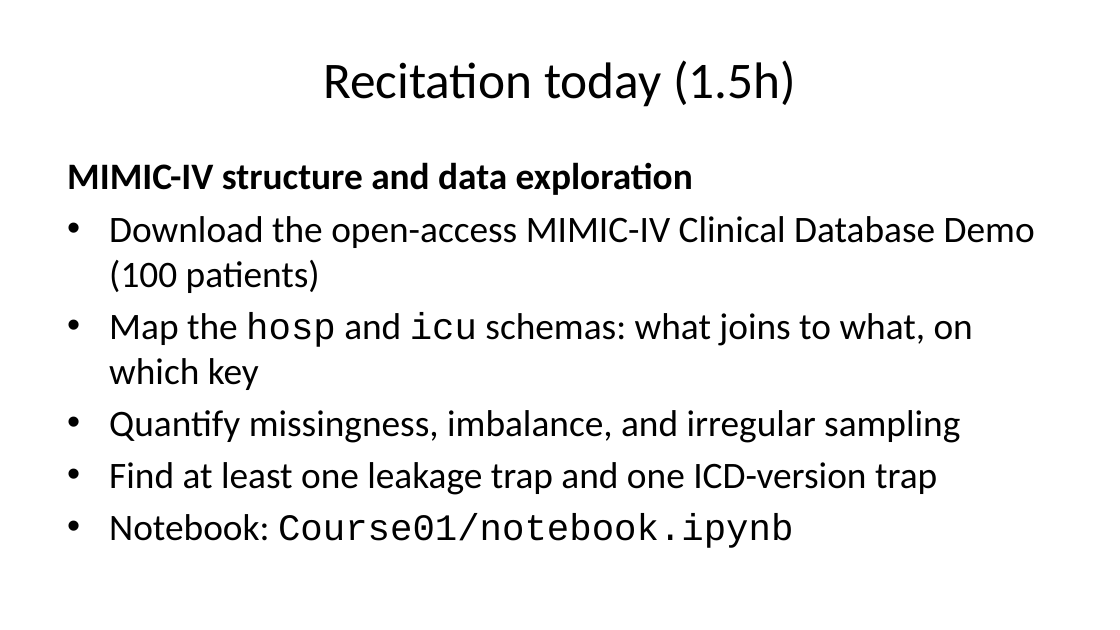
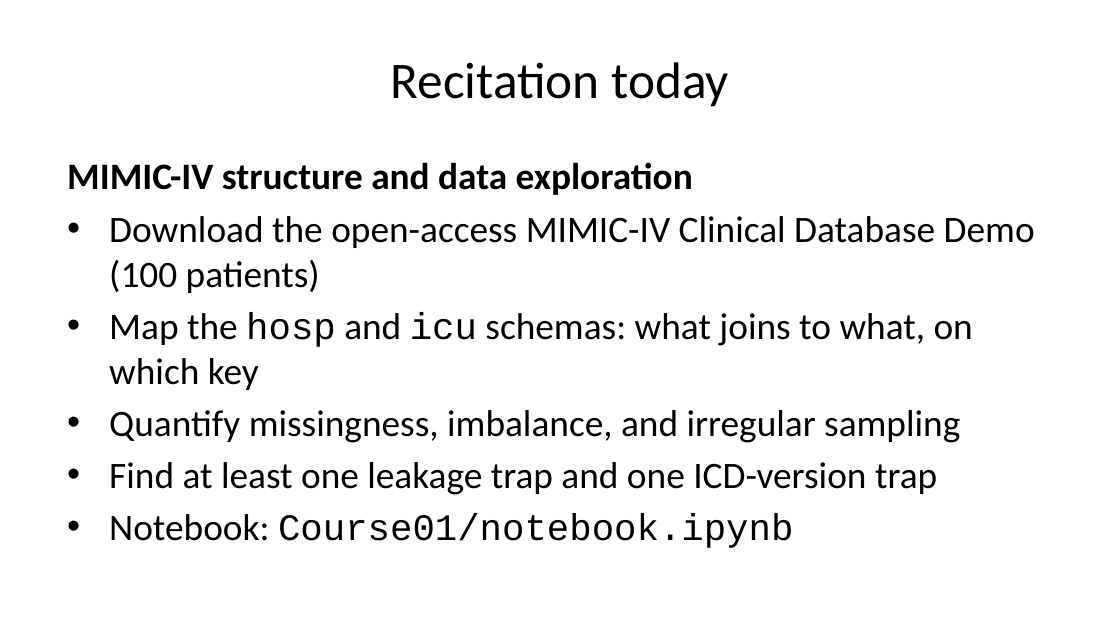
Before and after one commit to pauldubois98/AdcancedTopicsDataScience2026, a slide deck: slide 27 of Course01/slides.pptx (slide 30 before the commit). Drawn at 1120x630 pixels with LibreOffice and Linux fonts; fonts in the diff are those of the drawing. Boxes give left, top, right and bottom in pixels: in the first picture for what was removed or moved away, otherwise in the second. Text is boxed around its words. In the diff, an @@ line names an element or a change of style, - is before the commit and + after.

```diff
--- a/Course01/slides.pptx
+++ b/Course01/slides.pptx
@@ title at bbox=[391, 62, 728, 107]: text changed @@
-Recitation today (1.5h)
+Recitation today
```
Also in this commit, not shown: 12 other slides changed, 6 slides added, 10 slides removed, 1 other file.
